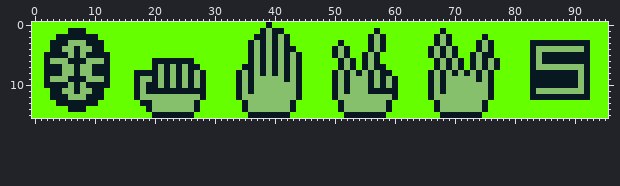
Sprite sheet, stored at assets/sprites/hand.png. Above is the file before it was changed.
The file is 96x16 pixels.
New version:
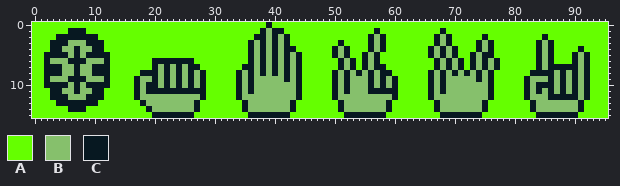
Palette (. is transparent): A #65ff00  B #86c06c  C #071821
Edits made:
y 2: x 85 A -> C
y 3: x 83 C -> A; x 85 C -> B; x 87..92 CCCCCC -> AAAAAA
y 4: x 83..84 CB -> AC; x 86..92 BBBBBBC -> CAAAACA
y 5..6: x 83..85 CBC -> ACB; x 87..89 CCC -> AAA; x 91 C -> B
y 7: x 83..84 CB -> AC; x 86..90 BBBBB -> CCCCC
y 8: x 17 C -> A; x 87 C -> B; x 89 C -> B
y 9: x 82..85 ACCC -> CBBB; x 87 C -> B; x 89 C -> B
y 10: x 82..83 AC -> CB; x 87 C -> B; x 89 C -> B
y 11: x 82..84 ACB -> CBC; x 86 B -> C; x 88 B -> C; x 90 B -> C
y 12: x 82..85 ACCC -> CBBB; x 91 C -> B
y 13: x 19 C -> B; x 83..91 AAAAAAAAA -> CBBBBBBBC
y 14: x 83..91 AAAAAAAAA -> CBBBBBBBC
y 15: x 84..90 AAAAAAA -> CCCCCCC
Where, in picture pixels (left, top, right, bottom), the same in both pictures:
changed: (524, 34, 590, 118)
changed: (134, 70, 140, 76)
changed: (146, 100, 152, 106)
